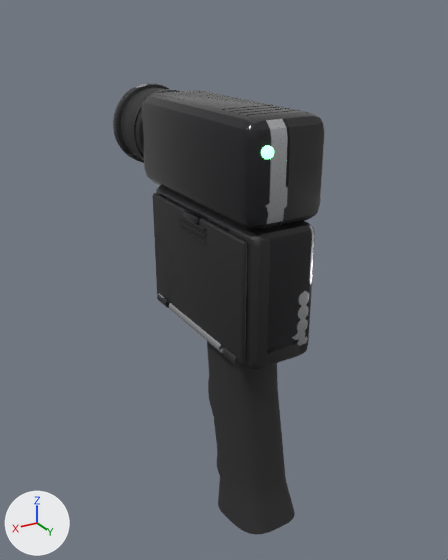
Before and after pictures for a commit that changed the Blender file art/props/tape_player.blend.
The view is the same before and after, from a camera (50 mm lens) standing at (0.17, 0.279, 0.131) and looking at (-0.007, -0.015, -0.016). Arrows for +X, +Y and +Z are at lower left; the lights stay in place. The first picture is the older version.

In view in the first picture: 'Body', 'Door', 'Handle' and 1 more.
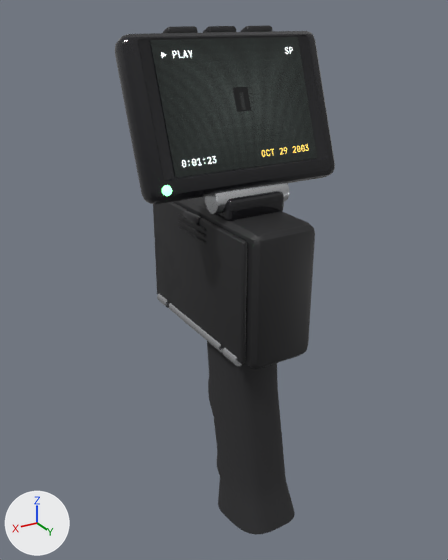
Where the newer file only moved an object's origin or applied its transform, the numbers keep the older frame.

Pixel boxes (x1, y1, x2, y2) of what changed, in the pictures (448 x 560 px):
'Body', reshaped (20% taller): before (113, 83, 325, 369); after (115, 25, 335, 369)
'Screen', added: after (150, 37, 317, 177)
part 1 of me_body, added: after (115, 31, 335, 204)
part 2 of me_body, added: after (205, 181, 289, 214)
part 3 of me_body, added: after (240, 25, 272, 32)
part 4 of me_body, added: after (203, 26, 236, 33)
part 5 of me_body, added: after (163, 26, 198, 33)
part 6 of me_body, added: after (215, 191, 284, 221)
part 7 of me_body, deleted: before (113, 83, 169, 163)
part 8 of me_body, deleted: before (120, 88, 175, 160)
part 9 of me_body, deleted: before (132, 89, 180, 159)
part 10 of me_body, deleted: before (141, 90, 325, 230)
part 11 of me_body, surface changed: before (156, 186, 315, 366); after (157, 197, 315, 366)

The change, as a list of edits to the scene's bpy script:
```text
Add img_screen_playback_png:
    img_screen_playback_png = load_image('screen_playback.png', '_unpacked/screen_playback.png', 512, 384, 'sRGB')
Add mat_m_screen:
    mat_m_screen = bpy.data.materials.new('M_Screen')
    # uses the picture img_screen_playback_png
Change me_body:
    used by ob_body; location = (0.0, -0.0213, 0.0185)
    remove me_body.from_pydata(...)  # 1624 vertices, 1269 faces; spans x -0.025..0.025, y -0.077..0.077, z -0.072..0.072
    add me_body.from_pydata(...)  # 1450 vertices, 1270 faces; spans x -0.056..0.056, y -0.035..0.077, z -0.071..0.106
    me_body part 1: a new loose piece of 170 vertices spanning x -0.056..0.056, y 0.008..0.046, z 0.028..0.104, in mat_m_tape_player_body
    me_body part 2: a new loose piece of 120 vertices spanning x -0.022..0.022, y 0.035..0.048, z 0.02..0.033, in mat_m_tape_player_body
    me_body part 3: a new loose piece of 96 vertices spanning x -0.03..-0.014, y 0.009..0.017, z 0.101..0.106, in mat_m_tape_player_body
    me_body part 4: a new loose piece of 96 vertices spanning x -0.008..0.008, y 0.009..0.017, z 0.101..0.106, in mat_m_tape_player_body
    me_body part 5: a new loose piece of 96 vertices spanning x 0.014..0.03, y 0.009..0.017, z 0.101..0.106, in mat_m_tape_player_body
    me_body part 6: a new loose piece of 96 vertices spanning x -0.017..0.017, y 0.031..0.051, z 0.017..0.029, in mat_m_tape_player_body
    me_body part 7: the loose piece of 320 vertices spanning x -0.025..0.025, y -0.077..-0.07, z 0.022..0.072 is deleted
    me_body part 8: the loose piece of 240 vertices spanning x -0.023..0.023, y -0.071..-0.041, z 0.023..0.069 is deleted
    me_body part 9: the loose piece of 80 vertices spanning x -0.024..0.024, y -0.049..-0.046, z 0.023..0.07 is deleted
    me_body part 10
    144 vertices are removed from x -0.023..0.023, y -0.043..0.077, z 0.019..0.071
    122 faces are deleted
    me_body part 11: 625 kept faces spanning x -0.02..0.024, y -0.035..0.077, z -0.071..0.019 get new texture (UV) coordinates
    other edits to the shape of me_body do not show in these pictures
Add me_screen:
    me_screen.from_pydata(...)  # 4 vertices, 1 face; spans x -0.042..0.042, y -0.0108..0.0108, z -0.0296..0.0296
    me_screen.polygons.foreach_set('use_smooth', [True] * 1)
    me_screen.materials.append(mat_m_screen)
Add ob_screen:
    ob_screen = bpy.data.objects.new('Screen', me_screen)
    ob_screen.location = (0.0, 0.0116, 0.0898)
```
